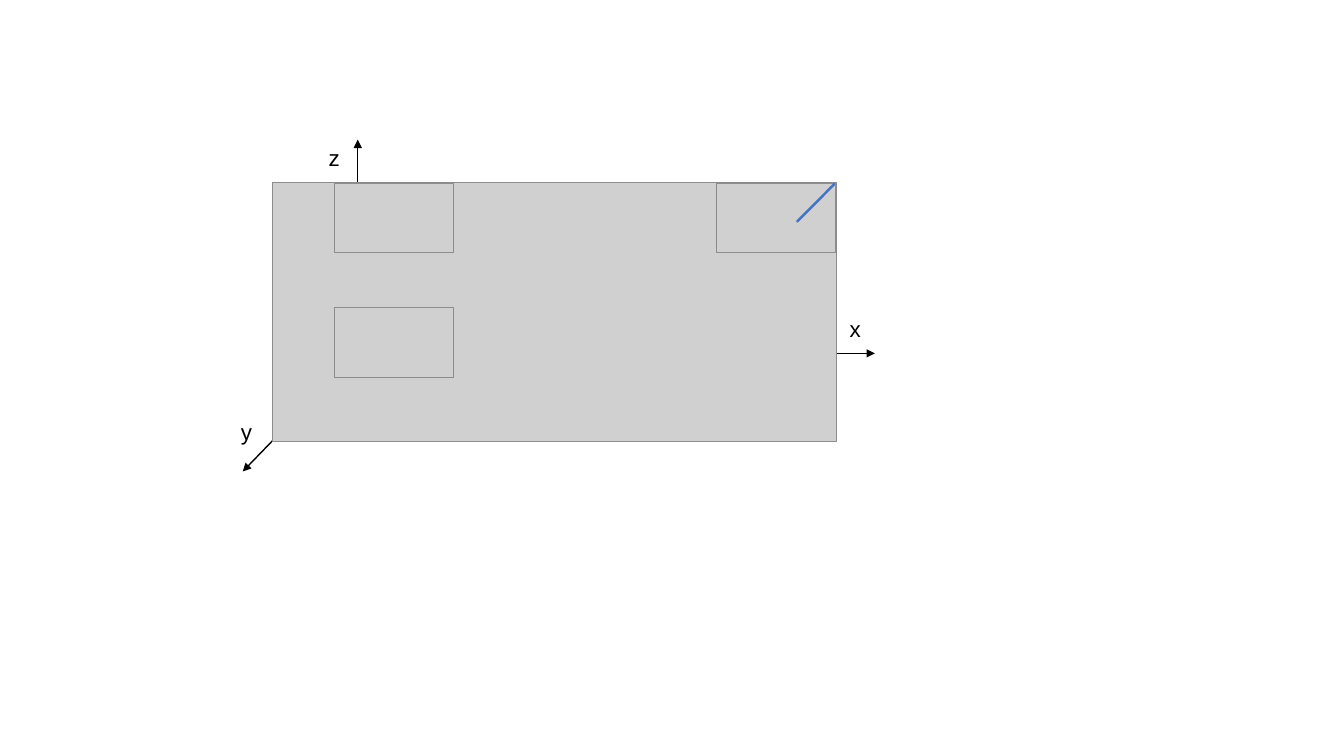
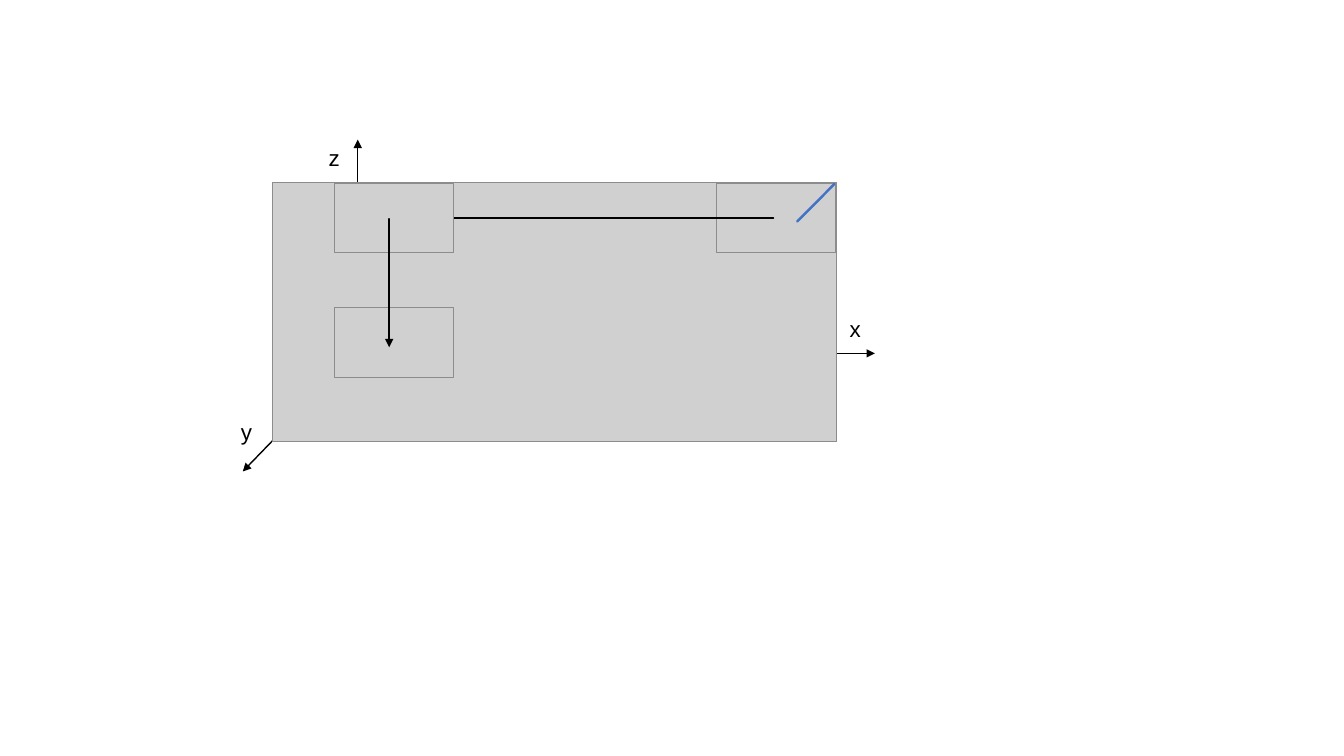
Before and after one commit to swengeler/PP3, a slide deck: slide 5 of Report, presentation and related stuff/Report figure 1.pptx. Drawn at 1344x756 pixels with LibreOffice and Linux fonts; fonts in the diff are those of the drawing; grey boxes stand for pictures. Boxes give left, top, right and bottom in pixels: in the first picture for what was removed or moved away, otherwise in the second. Text is boxed around its words. In the diff, an @@ line names an element or a change of style, - is before the commit and + after.

```diff
--- a/Report, presentation and related stuff/Report figure 1.pptx
+++ b/Report, presentation and related stuff/Report figure 1.pptx
@@ arrow added from (773, 218) to (389, 218), #000000 1 pt @@
@@ arrow added from (389, 219) to (389, 348), #000000 1 pt @@
```
Also in this commit, not shown: 8 other files.
